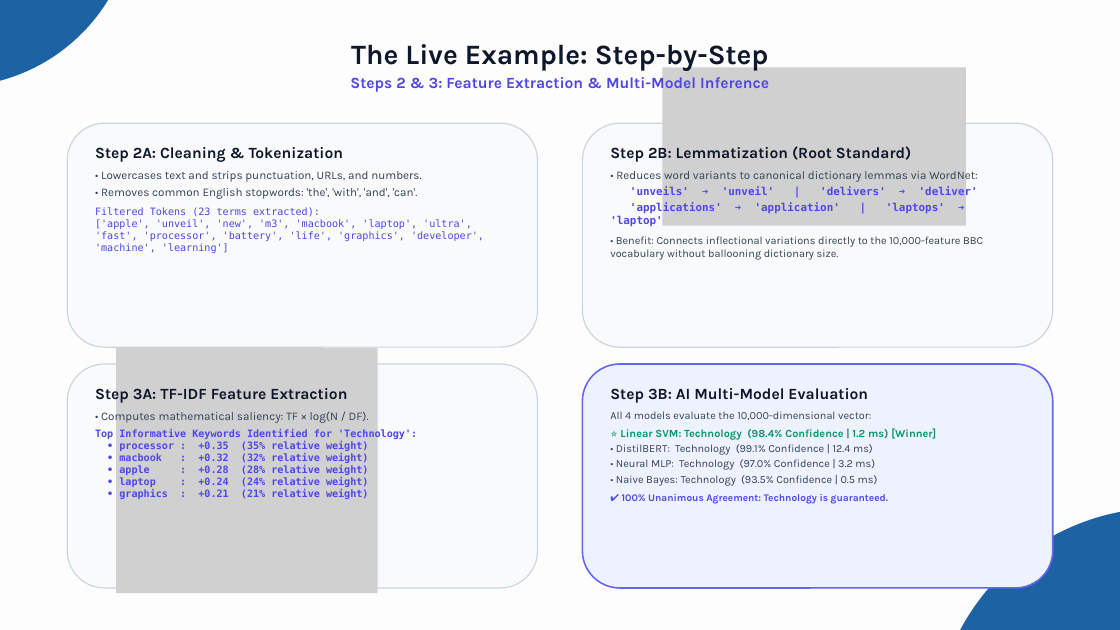
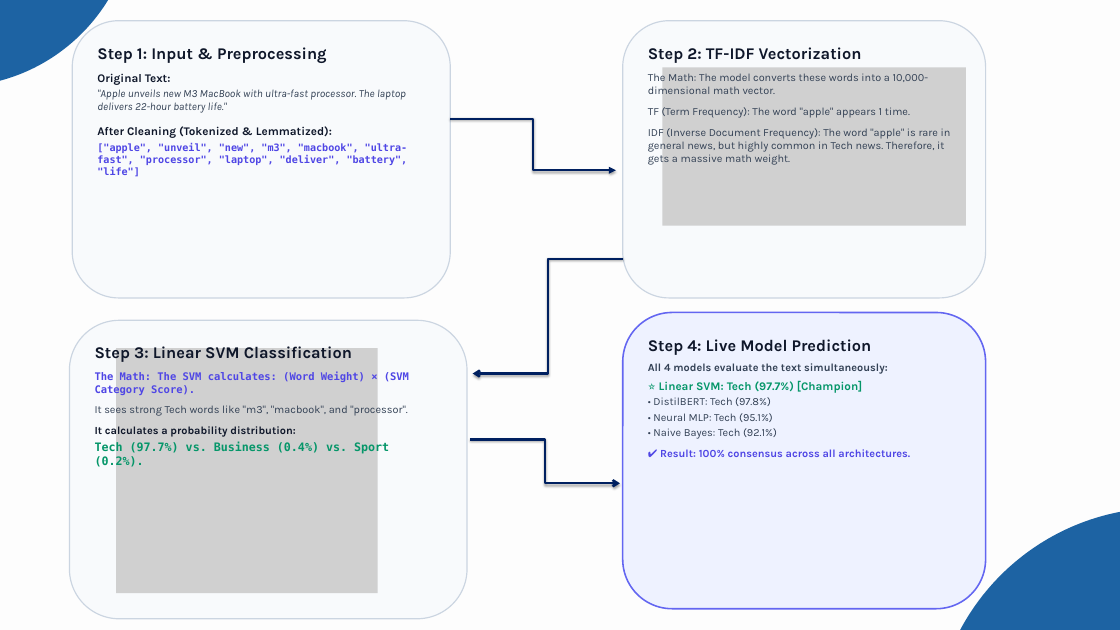
Before and after one commit to Abhijeet0848/NewsLens, a slide deck: slide 10 of docs/NewsScope_Presentation_CruxTemplate.pptx. Drawn at 1120x630 pixels with LibreOffice and Linux fonts; fonts in the diff are those of the drawing; grey boxes stand for pictures. Boxes give left, top, right and bottom in pixels: in the first picture for what was removed or moved away, otherwise in the second. Text is boxed around its words. In the diff, an @@ line names an element or a change of style, - is before the commit and + after.

Commit message:
presentation: fix Slide 10 4-box layout and arrows with exact classification pipeline and 97.7% model consensus; calibrate Slide 11 UI

```diff
--- a/docs/NewsScope_Presentation_CruxTemplate.pptx
+++ b/docs/NewsScope_Presentation_CruxTemplate.pptx
@@ rounded rectangle: place and size @@
-rounded rectangle at bbox=[67, 123, 538, 347]
+rounded rectangle at bbox=[72, 21, 450, 298]
@@ rounded rectangle: place and size @@
-rounded rectangle at bbox=[582, 123, 1053, 347]
+rounded rectangle at bbox=[623, 21, 986, 298]
@@ text at bbox=[97, 47, 408, 177]: text changed; font DejaVu Sans Mono to Karla; bold on @@
-Step 2A: Cleaning & Tokenization
-• Lowercases text and strips punctuation, URLs, and numbers.
-• Removes common English stopwords: 'the', 'with', 'and', 'can'.
-Filtered Tokens (23 terms extracted):
-['apple', 'unveil', 'new', 'm3', 'macbook', 'laptop', 'ultra', 'fast', 'processor', 'battery', 'life', 'graphics', 'developer', 'machine', 'learning']
+Step 1: Input & Preprocessing
+Original Text:
+"Apple unveils new M3 MacBook with ultra-fast processor. The laptop delivers 22-hour battery life."
+After Cleaning (Tokenized & Lemmatized):
+["apple", "unveil", "new", "m3", "macbook", "ultra-fast", "processor", "laptop", "deliver", "battery", "life"]
@@ text removed at bbox=[350, 44, 769, 93] @@
-The Live Example: Step-by-Step
-Steps 2 & 3: Feature Extraction & Multi-Model Inference
@@ text at bbox=[648, 47, 951, 165]: text changed @@
-Step 2B: Lemmatization (Root Standard)
-• Reduces word variants to canonical dictionary lemmas via WordNet:
-'unveils' ➔ 'unveil' | 'delivers' ➔ 'deliver'
-'applications' ➔ 'application' | 'laptops' ➔ 'laptop'
-• Benefit: Connects inflectional variations directly to the 10,000-feature BBC vocabulary without ballooning dictionary size.
+Step 2: TF-IDF Vectorization
+The Math: The model converts these words into a 10,000-dimensional math vector.
+TF (Term Frequency): The word "apple" appears 1 time.
+IDF (Inverse Document Frequency): The word "apple" is rare in general news, but highly common in Tech news. Therefore, it gets a massive math weight.
@@ elbow arrow added from (450, 119) to (616, 170), #002060 3 pt @@
@@ elbow arrow added from (623, 259) to (473, 374), #002060 3 pt @@
@@ rounded rectangle: place and size @@
-rounded rectangle at bbox=[67, 364, 538, 588]
+rounded rectangle at bbox=[69, 320, 467, 619]
@@ rounded rectangle: place and size @@
-rounded rectangle at bbox=[582, 364, 1053, 588]
+rounded rectangle at bbox=[623, 312, 986, 609]
@@ text at bbox=[95, 344, 409, 469]: text changed; size 13 to 14 pt; font DejaVu Sans Mono to Karla; text colour #4F46E5 to #0F172A @@
-Step 3A: TF-IDF Feature Extraction
-• Computes mathematical saliency: TF × log(N / DF).
-Top Informative Keywords Identified for 'Technology':
-• processor : +0.35 (35% relative weight)
-• macbook : +0.32 (32% relative weight)
-• apple : +0.28 (28% relative weight)
-• laptop : +0.24 (24% relative weight)
-• graphics : +0.21 (21% relative weight)
+Step 3: Linear SVM Classification
+The Math: The SVM calculates: (Word Weight) × (SVM Category Score).
+It sees strong Tech words like "m3", "macbook", and "processor".
+It calculates a probability distribution:
+Tech (97.7%) vs. Business (0.4%) vs. Sport (0.2%).
@@ text at bbox=[648, 339, 910, 457]: text changed; bold on @@
-Step 3B: AI Multi-Model Evaluation
-All 4 models evaluate the 10,000-dimensional vector:
-⭐ Linear SVM: Technology (98.4% Confidence | 1.2 ms) [Winner]
-• DistilBERT: Technology (99.1% Confidence | 12.4 ms)
-• Neural MLP: Technology (97.0% Confidence | 3.2 ms)
-• Naive Bayes: Technology (93.5% Confidence | 0.5 ms)
-✔ 100% Unanimous Agreement: Technology is guaranteed.
+Step 4: Live Model Prediction
+All 4 models evaluate the text simultaneously:
+⭐ Linear SVM: Tech (97.7%) [Champion]
+• DistilBERT: Tech (97.8%)
+• Neural MLP: Tech (95.1%)
+• Naive Bayes: Tech (92.1%)
+✔ Result: 100% consensus across all architectures.
@@ elbow arrow added from (470, 440) to (620, 483), #002060 3 pt @@
```
Also in this commit, not shown: 4 other files.
